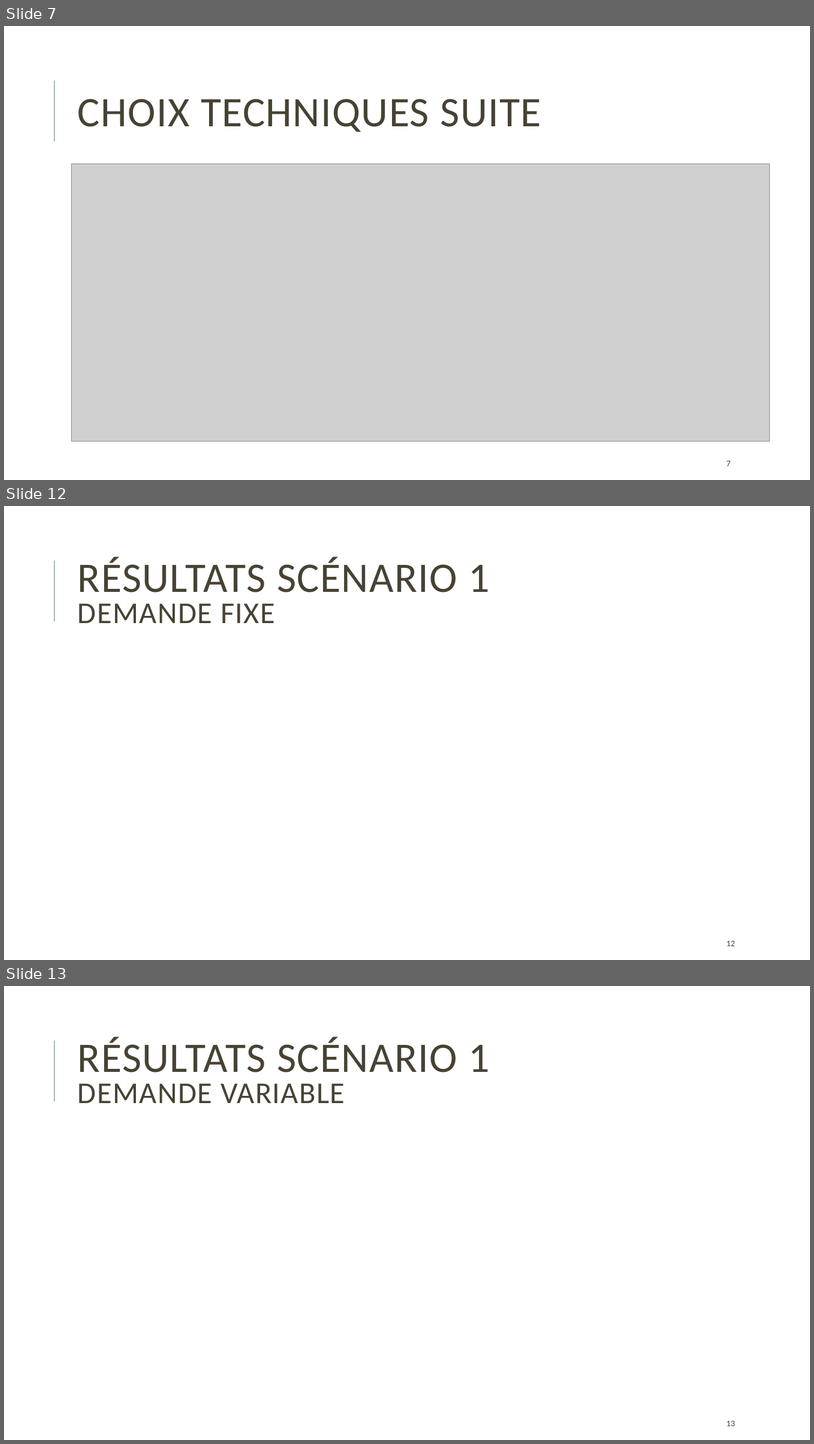
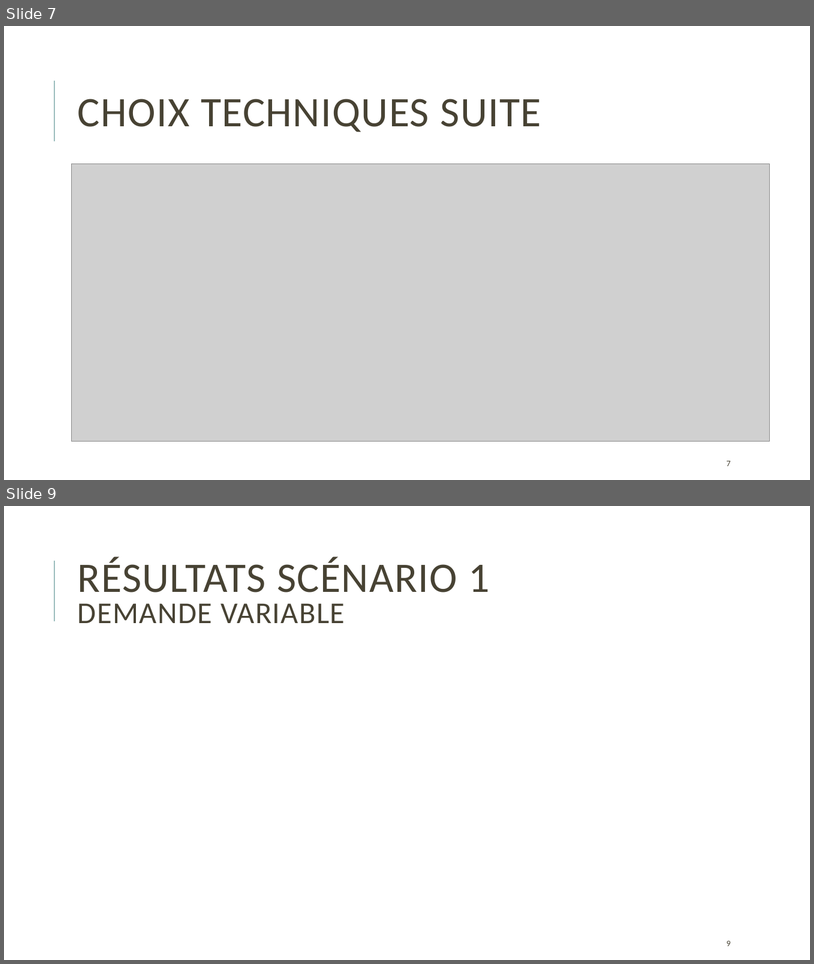
Before and after one commit to Krunchyy/Beamforming, a slide deck: Le BeamForming.pptx. Shown one above the other, each under a label of ours: slides 7, 12 and 13 before the commit, slides 7 and 9 after it; the slides between them are not shown. The pictures are 814x1444 and 814x964 pixels, drawn with LibreOffice and Linux fonts; fonts in the diff are those of the drawing; grey boxes stand for pictures. Boxes give left, top, right and bottom in pixels: in the first picture for what was removed or moved away, otherwise in the second. Text is boxed around its words. In the diff, an @@ line names an element or a change of style, - is before the commit and + after.

```diff
--- a/Le BeamForming.pptx
+++ b/Le BeamForming.pptx
@@ slide 12 removed at (x1=4, y1=506, x2=810, y2=960), background #FFFFFF; not listed: 1 template element that a slide beside it also shows @@
@@ title removed at (x1=78, y1=557, x2=489, y2=623) @@
-RÉSULTATS SCÉNARIO 1
-DEMANDE FIXE
@@ page number removed at (x1=727, y1=940, x2=735, y2=946) @@
-12
@@ what was slide 13 is now slide 9 @@
@@ page number at (x1=727, y1=940, x2=731, y2=946): text changed @@
-13
+9
```
Also in this commit, not shown: 3 slides changed, 3 other slides removed.
